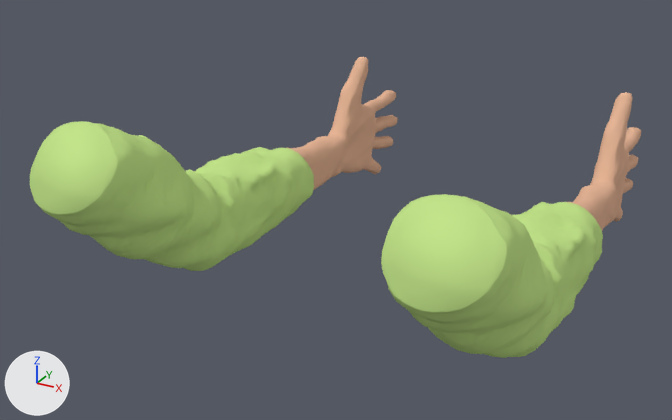
Before and after pictures for a commit that changed the Blender file modelos/manos.blend.
One viewpoint serves both versions: a 50 mm camera at (4.97, -12.3, 6.13) aimed at (-1.83, 0.07, -0.06). The axes (+X, +Y, +Z) are drawn at lower left. The lights are the same throughout.
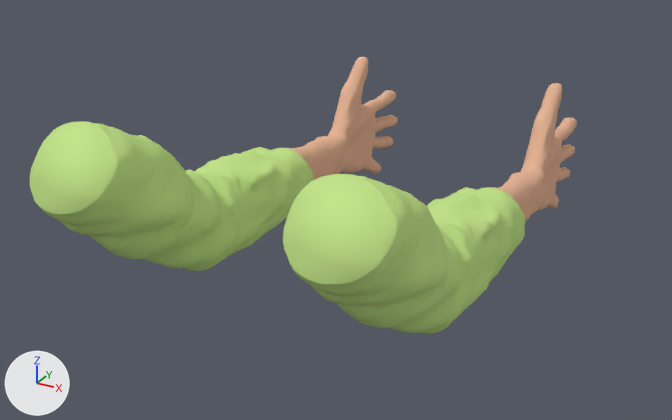
The newer file is also turned or shifted as a whole; pictures and numbers use the older file's frame.

Boxes (x1, y1, x2, y2) around the edits, measured in the pictures (672 x 420 px):
'Cube', moved
    before: (381, 93, 641, 358)
    after: (283, 83, 577, 334)

The change in detail:
Object 'Cube' (ob_cube) moves from (1.76, 1.6, -0.02) to (0.49, 1.6, -0.02).
